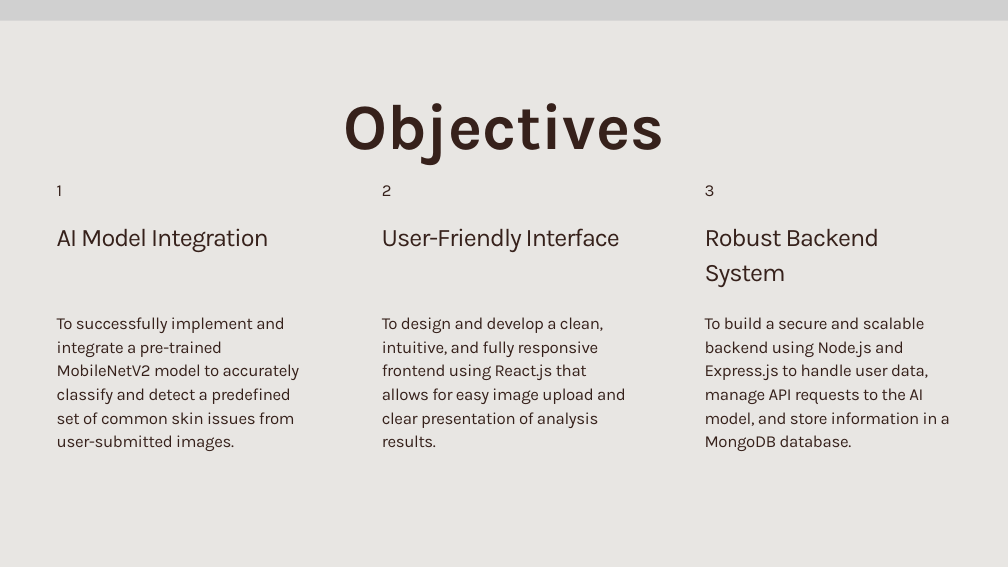
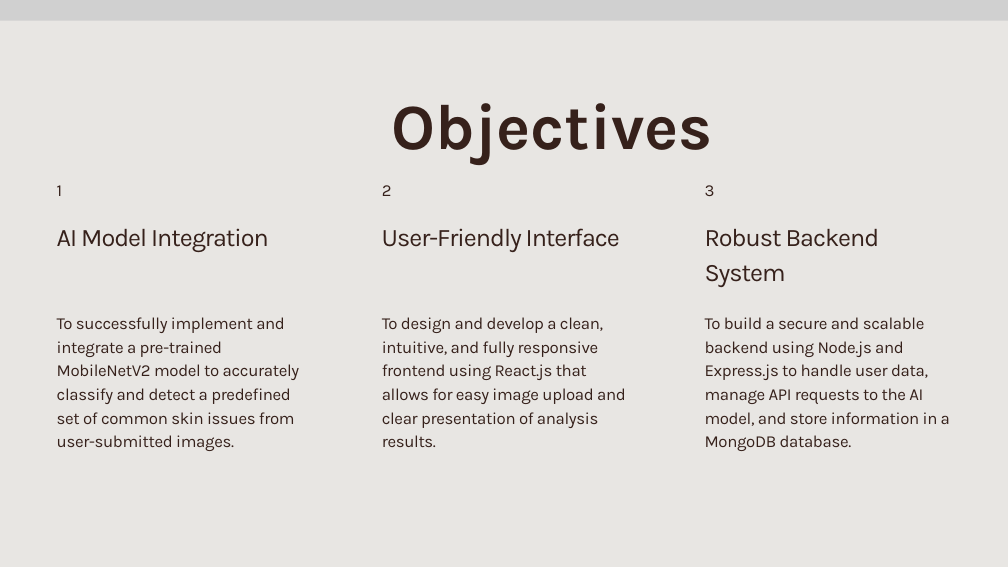
Before and after one commit to rasikarakhewar3010/bloom-skin-backend, a slide deck: slide 4 of Content (2).pptx. Drawn at 1008x567 pixels with LibreOffice and Linux fonts; fonts in the diff are those of the drawing; grey boxes stand for pictures. Boxes give left, top, right and bottom in pixels: in the first picture for what was removed or moved away, otherwise in the second. Text is boxed around its words. In the diff, an @@ line names an element or a change of style, - is before the commit and + after.

```diff
--- a/Content (2).pptx
+++ b/Content (2).pptx
@@ text "Objectives": place and size @@
-text "Objectives" at <box>343,103,664,165</box>
+text "Objectives" at <box>392,103,713,165</box>
```
Also in this commit, not shown: 45 other files.
